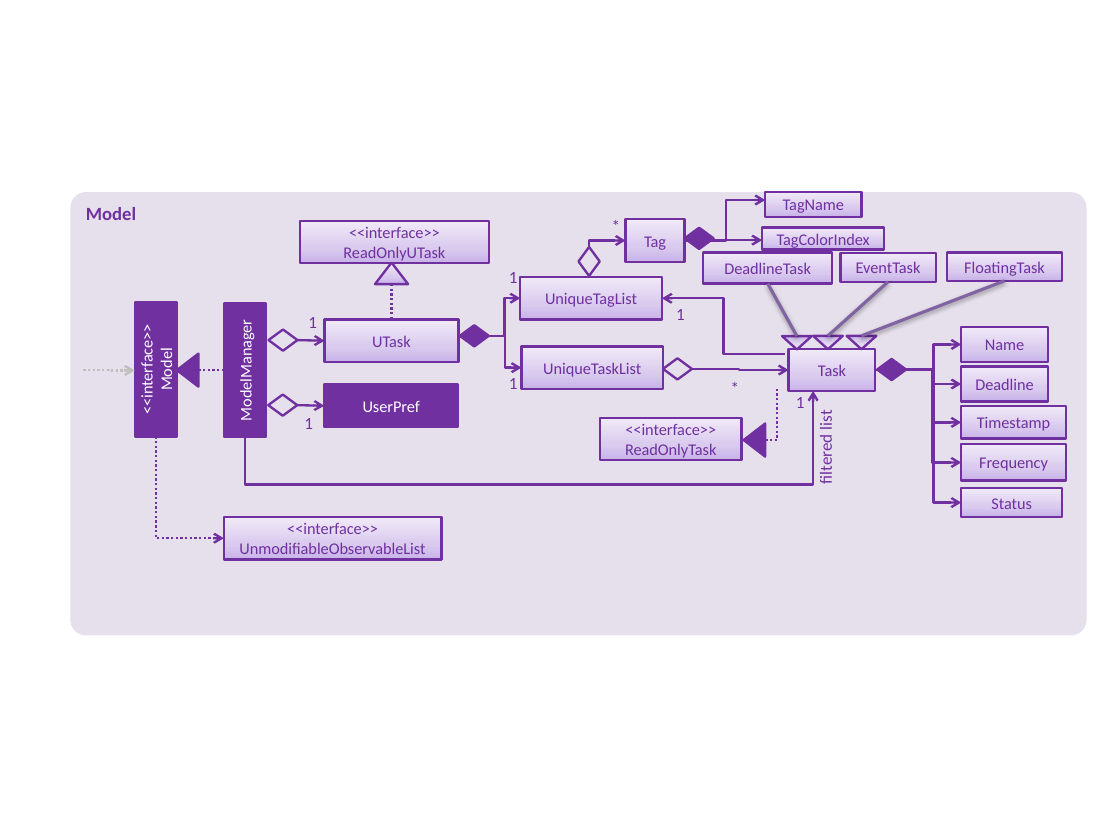
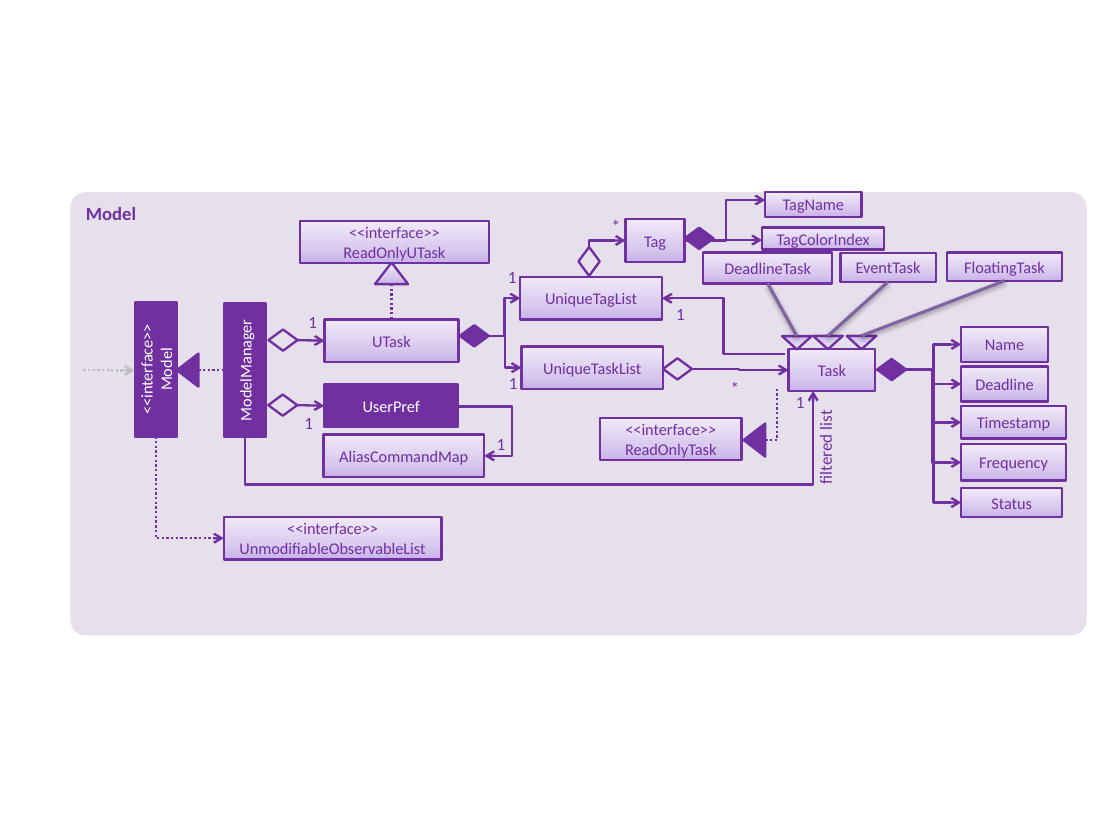
Before and after one commit to CS2103JAN2017-W13-B1/main, a slide deck: slide 1 of docs/diagrams/ModelComponentClassDiagram.pptx. Drawn at 1120x840 pixels with LibreOffice and Linux fonts; fonts in the diff are those of the drawing. Boxes give left, top, right and bottom in pixels: in the first picture for what was removed or moved away, otherwise in the second. Text is boxed around its words. In the diff, an @@ line names an element or a change of style, - is before the commit and + after.

```diff
--- a/docs/diagrams/ModelComponentClassDiagram.pptx
+++ b/docs/diagrams/ModelComponentClassDiagram.pptx
@@ elbow arrow added from (459, 405) to (484, 456), #7030A0 1.5 pt @@
@@ rectangle added at (324, 435, 485, 477), fill gradient #C9B5E8 to #D8CBEE to #F0EAF9, outline #7030A0 1.5 pt, 10.5 pt, text #7030A0 @@
+AliasCommandMap
@@ text added at (497, 439, 506, 450), 11 pt, text #7030A0 @@
+1
```
Also in this commit, not shown: 1 other file.
